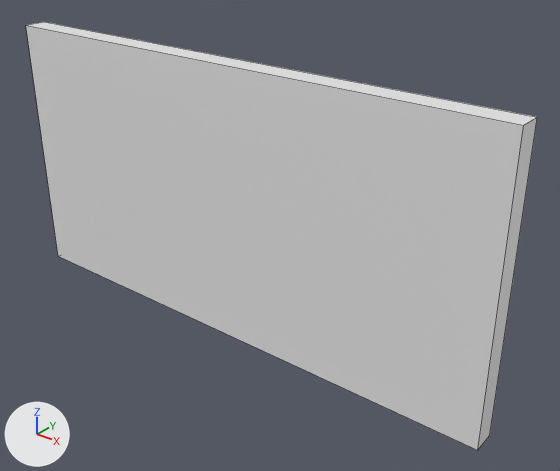
A saved change to the FBX model Assets/FBXReadyForImport/UpdatedTiles/Wall_6x3.fbx.
One viewpoint serves both versions: a camera (50 mm lens) standing at (4.99, -5.55, 4.72) and looking at (0.48, 0.09, 1.23). Arrows for +X, +Y and +Z are at lower left; the lights stay in place. Mesh edges are drawn as thin lines.

Objects in the first picture: 'Wall_6x3'.
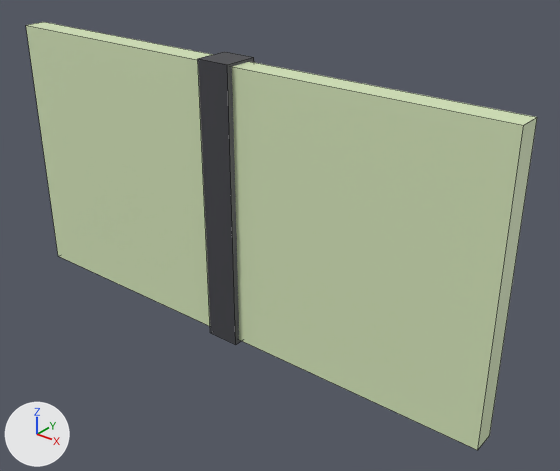
What differs and where, as boxes (x1, y1, x2, y2) in the pictures (560 x 471 px):
part 1 of me_cube_033, added: after (198, 52, 254, 345)
part 2 of me_cube_033, recoloured (grey to green): (26, 22, 537, 450) in both

Edits to the bpy script that builds the scene:
```text
Add mat_stucco:
    mat_stucco = principled_material('Stucco')
    mat_stucco.base_color = (0.681, 0.8, 0.5)  # green #d7e7bc
Add mat_stone:
    mat_stone = principled_material('Stone')
    mat_stone.base_color = (0.0559, 0.0574, 0.0668)  # dark grey #434449
Change me_cube_033:
    used by ob_wall_6x3; location = (0.0, 0.0, 0.0)
    remove me_cube_033.from_pydata(...)  # 8 vertices, 6 faces; spans x -3.0..3.0, y -0.25..0.0, z 0.0..3.0
    add me_cube_033.from_pydata(...)  # 16 vertices, 12 faces; spans x -3.0..3.0, y -0.31..0.06, z -0.03..3.03
    me_cube_033 part 1: a new loose piece, a box spanning x -0.19..0.19, y -0.31..0.06, z -0.03..3.03, in mat_stone (dark grey #434449)
    me_cube_033 part 2: 6 faces spanning x -3.0..3.0, y -0.25..0.0, z 0.0..3.0 switch from no material to mat_stucco (green #d7e7bc)
    add me_cube_033.materials.append(mat_stone)  # dark grey #434449
```
